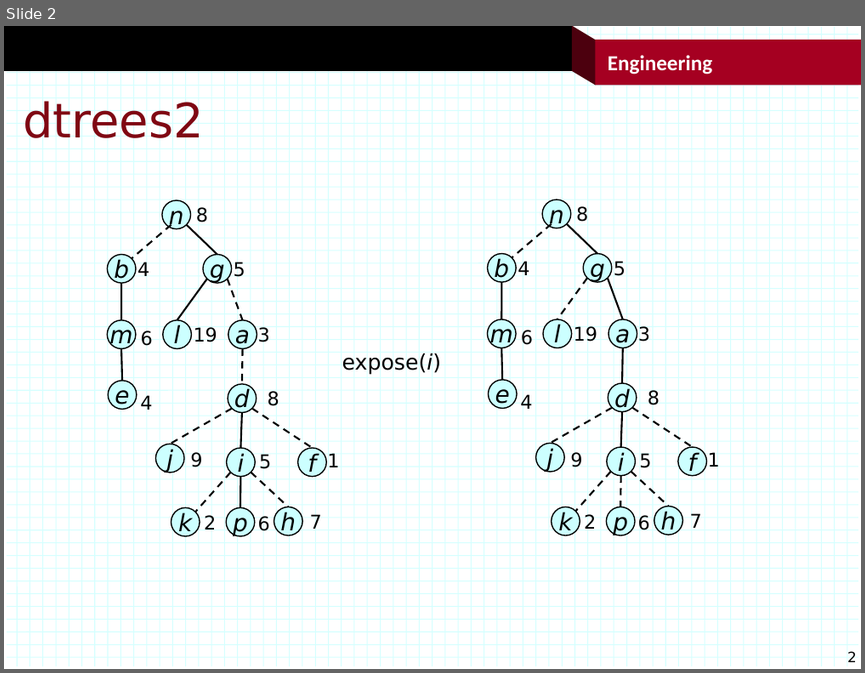
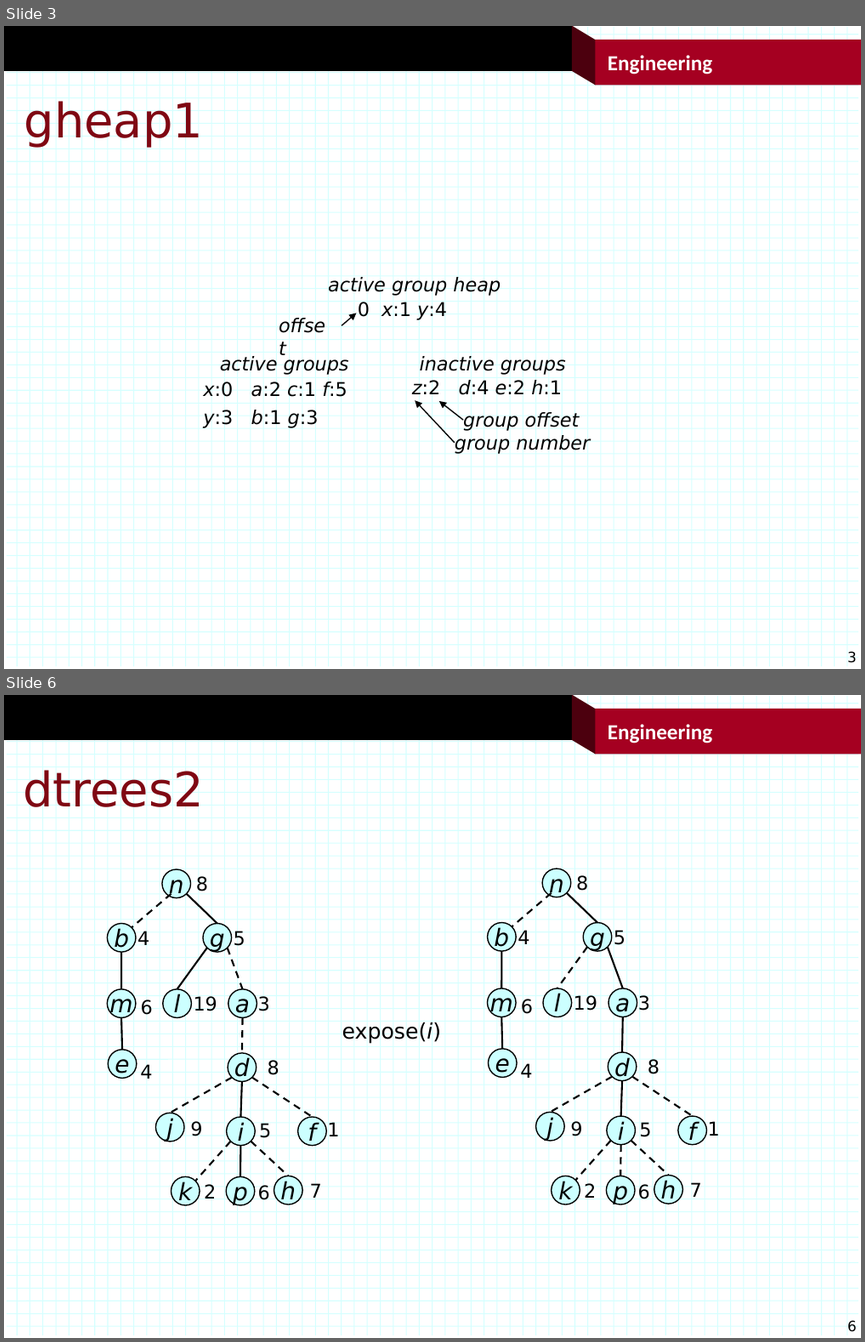
Before and after one commit to jonturner53/gads, a slide deck: dataStructures/specialty.pptx. Shown one above the other, each under a label of ours: slide 2 before the commit, slides 3 and 6 after it; the slides between them are not shown. The pictures are 865x673 and 865x1342 pixels, drawn with LibreOffice and Linux fonts; fonts in the diff are those of the drawing; background and template pictures are left out. Boxes give left, top, right and bottom in pixels: in the first picture for what was removed or moved away, otherwise in the second. Text is boxed around its words. In the diff, an @@ line names an element or a change of style, - is before the commit and + after.

```diff
--- a/dataStructures/specialty.pptx
+++ b/dataStructures/specialty.pptx
@@ slide 3 added at box(4, 26, 861, 669), background #FFFFFF; not listed: 122 template elements that a slide beside it also shows @@
@@ title added at box(24, 98, 204, 147), 40 pt, text #7F0813 @@
+gheap1
@@ group added at box(203, 276, 590, 454): 10 texts, 3 arrows @@
+active groups
+x:0 a:2 c:1 f:5
+y:3 b:1 g:3
+z:2 d:4 e:2 h:1
+inactive groups
+group offset
+group number
+active group heap
+0 x:1 y:4
+offset
@@ what was slide 2 is now slide 6 @@
@@ page number at box(847, 1320, 857, 1332): text changed @@
-2
+6
```
Also in this commit, not shown: 1 slide changed, 3 other slides added, 9 other files.
